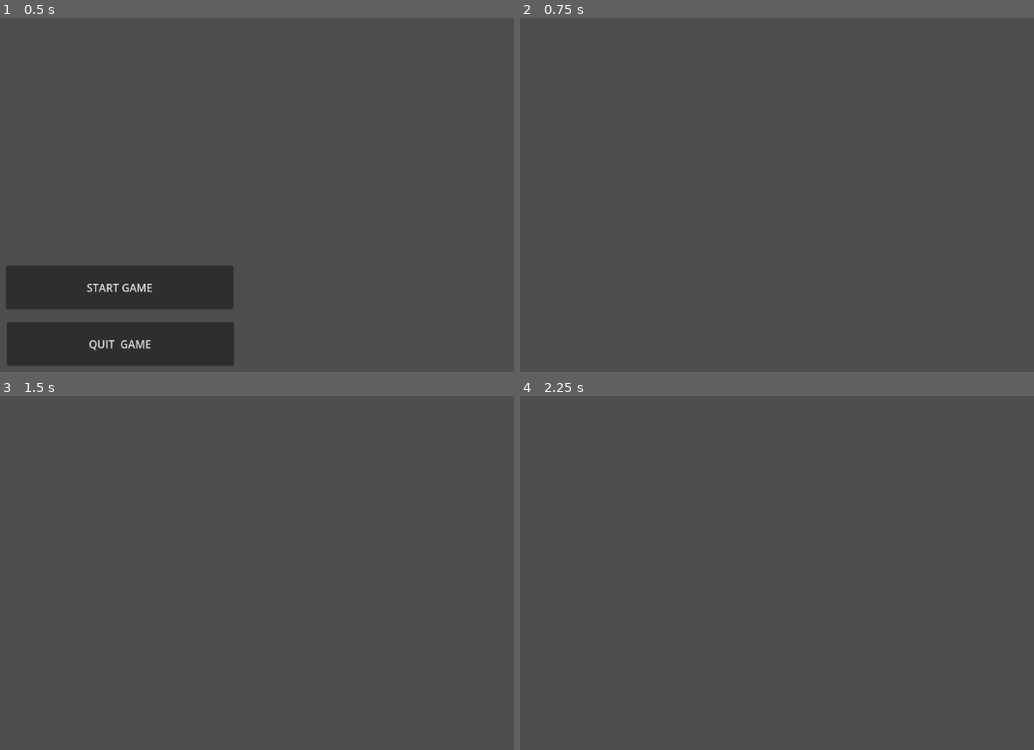
Above: before the commit, frames 1-4 (two rows, left to right).
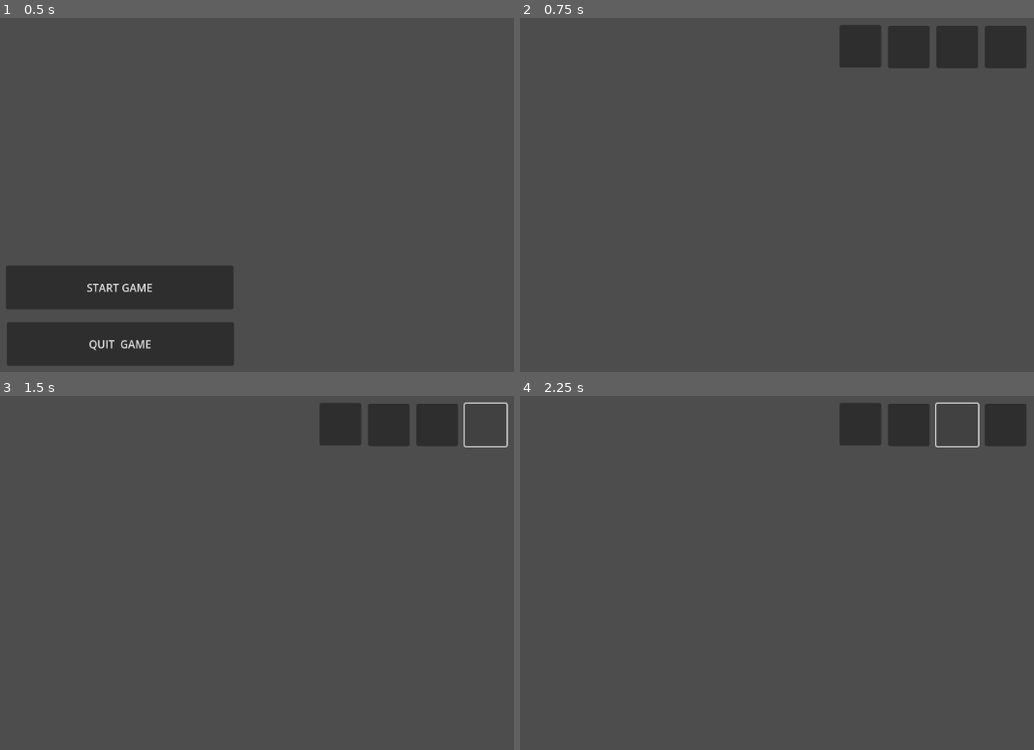
Above: after the commit, the same moments.

Repository: trishadar/PapasRotiria
Game: Godot game, scene res://main.tscn
Two runs of this game, one before a commit and one after it. Both use one fixed random seed, a clock stepped at 60 frames per second and the inputs below.
Inputs (mouse positions are in pixels of both pictures, inside the frame that each line leads up to):
- Up to frame 1 (0.5 s): no input
- Up to frame 2 (0.75 s): click "START GAME" at 0.5 s
- Up to frame 3 (1.5 s): click (483, 424) at 1.27 s
- Up to frame 4 (2.25 s): click (956, 424) at 2.02 s

Frame 1 is identical in both runs. In frame 2, 3.8% of the frame differs, in the area x 62-99%, y 2-14%; in frame 3, 2.9%; in frame 4, 3.0%.

Commit message:
Update order.tscn

Diff:
--- a/project/order.tscn
+++ b/project/order.tscn
@@ -1,3 +1,27 @@
 [gd_scene format=3 uid="uid://df6qbe7a8i3nw"]
 
 [node name="order" type="Node2D"]
+
+[node name="Button" type="Button" parent="."]
+offset_left = 1076.0
+offset_top = 13.0
+offset_right = 1138.0
+offset_bottom = 76.0
+
+[node name="Button2" type="Button" parent="."]
+offset_left = 1004.0
+offset_top = 13.0
+offset_right = 1066.0
+offset_bottom = 76.0
+
+[node name="Button3" type="Button" parent="."]
+offset_left = 932.0
+offset_top = 13.0
+offset_right = 994.0
+offset_bottom = 76.0
+
+[node name="Button4" type="Button" parent="."]
+offset_left = 860.0
+offset_top = 12.0
+offset_right = 922.0
+offset_bottom = 75.0
